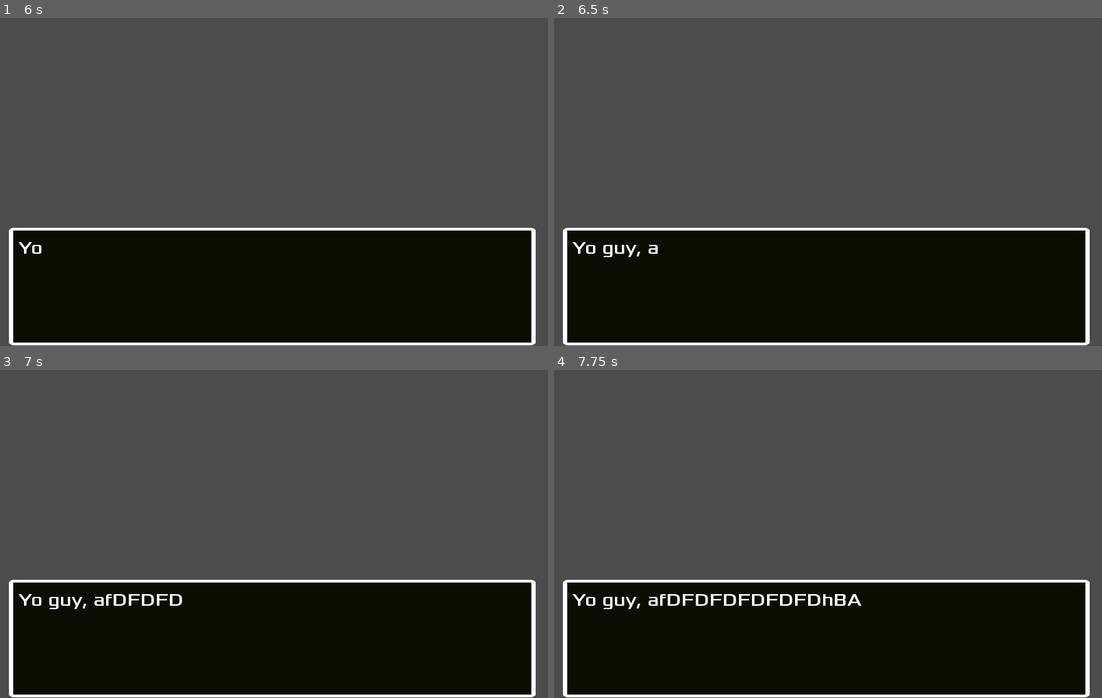
Above: before the commit, frames 1-4 (two rows, left to right).
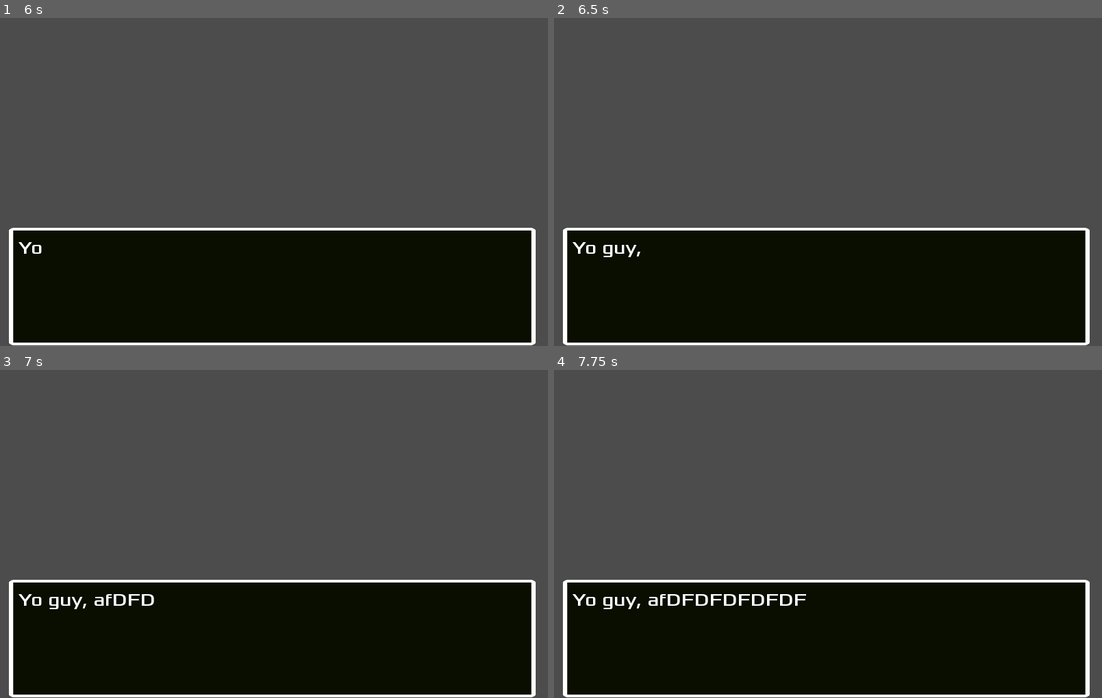
Above: after the commit, the same moments.

Repository: UHSGDC/Photographers-Hike
Game: Godot game, scene res://Game.tscn
Two runs of this game, one before a commit and one after it. Both use one fixed random seed, a clock stepped at 60 frames per second and the inputs below. This scene is started directly instead of the project's main scene. The engine's default icon, where the game draws it, is replaced by a stand-in: a white triangle on a blue panel in a dark square.
Inputs (mouse positions are in pixels of both pictures, inside the frame that each line leads up to):
- Up to frame 1 (6 s): tap Enter (ui_accept) at 0.5, 2.75, 5.75 s; move the mouse to (394, 165) at 0.52 s; hold Ctrl (interact) 0.53-1.28 s; hold D (right) 0.53-2.03 s; click (394, 165) at 0.67 s; tap Space (jump) at 0.77, 1.52, 3.02, 3.77, 4.52 s; move the mouse to (164, 198) at 1.27 s; tap Ctrl (interact) at 1.35, 2.85, 4.35 s; move the mouse to (328, 109) at 2.02 s; hold A (left) 2.03-2.78 s; hold Ctrl (interact) 2.03-2.78 s; move the mouse to (246, 247) at 2.77 s; hold D (right) 2.78-4.28 s; click (246, 247) at 2.92 s; move the mouse to (438, 231) at 3.52 s; hold Ctrl (interact) 3.53-4.28 s; tap Escape (pause) at 4.15 s; move the mouse to (109, 132) at 4.27 s; hold A (left) 4.28-5 s; click "Resume" at 5 s; move the mouse to (301, 182) at 5.77 s; hold D (right) from 5.78 s (still down); hold Ctrl (interact) from 5.78 s (still down); click (301, 182) at 5.92 s
- Up to frame 2 (6.5 s): keep holding D (right); keep holding Ctrl (interact)
- Up to frame 3 (7 s): move the mouse to (191, 452) at 6.52 s; release D (right) at 6.53 s; release Ctrl (interact) at 6.53 s; hold A (left) from 6.53 s (still down); tap Ctrl (interact) at 6.6 s; tap Space (jump) at 6.77 s
- Up to frame 4 (7.75 s): keep holding A (left); move the mouse to (948, 517) at 7.27 s; hold Ctrl (interact) from 7.28 s (still down); tap Space (jump) at 7.52 s

Frame 1 is identical in both runs. In frame 2, less than 0.1% of the frame differs, in the area x 17-19%, y 69-72%; in frame 3, less than 0.1%; in frame 4, 0.2%, in the area x 46-57%, y 68-72%.

Commit message:
Added dialog pausing functionality

Diff:
--- a/PhotographersHike/Dialog/DialogBox.gd
+++ b/PhotographersHike/Dialog/DialogBox.gd
@@ -46,6 +46,12 @@
 	Global.dialog_box = self
 	dialog_data = JsonOpener.get_data(dialog_json_filepath)
 	$NextIcon.hide()
+
+
+func wait_while_paused() -> void:
+	while get_tree().paused:
+		yield(get_tree().create_timer(0), "timeout")
+	yield(get_tree().create_timer(0), "timeout")
 
 
 func play_dialog(speaker: String, level_id: int, dialog_number: int) -> String:
@@ -121,6 +127,7 @@
 	$NextIcon.hide()
 
 
+
 func output_text_and_sound(text: String, delay: float) -> void:
 	if delay <= 0.0:
 		$TextOutput.text = text
@@ -128,6 +135,7 @@
 		$TextOutput.text = ""
 		for character in text:
 			$TextOutput.text += character
+			yield(wait_while_paused(), "completed")
 			yield(get_tree().create_timer(delay), "timeout")
 
 
--- a/PhotographersHike/Menus/Menus.tscn
+++ b/PhotographersHike/Menus/Menus.tscn
@@ -8,6 +8,7 @@
 
 [node name="Menus" type="CanvasLayer"]
 pause_mode = 2
+layer = 2
 script = ExtResource( 5 )
 
 [node name="MainMenu" parent="." instance=ExtResource( 1 )]
--- a/PhotographersHike/World/World.tscn
+++ b/PhotographersHike/World/World.tscn
@@ -233,7 +233,7 @@
 
 [node name="PlayerCamera" parent="." instance=ExtResource( 3 )]
 
-[node name="CanvasLayer" type="CanvasLayer" parent="."]
-
-[node name="DialogBox" parent="CanvasLayer" instance=ExtResource( 5 )]
+[node name="DialogLayer" type="CanvasLayer" parent="."]
+
+[node name="DialogBox" parent="DialogLayer" instance=ExtResource( 5 )]
 visible = false
